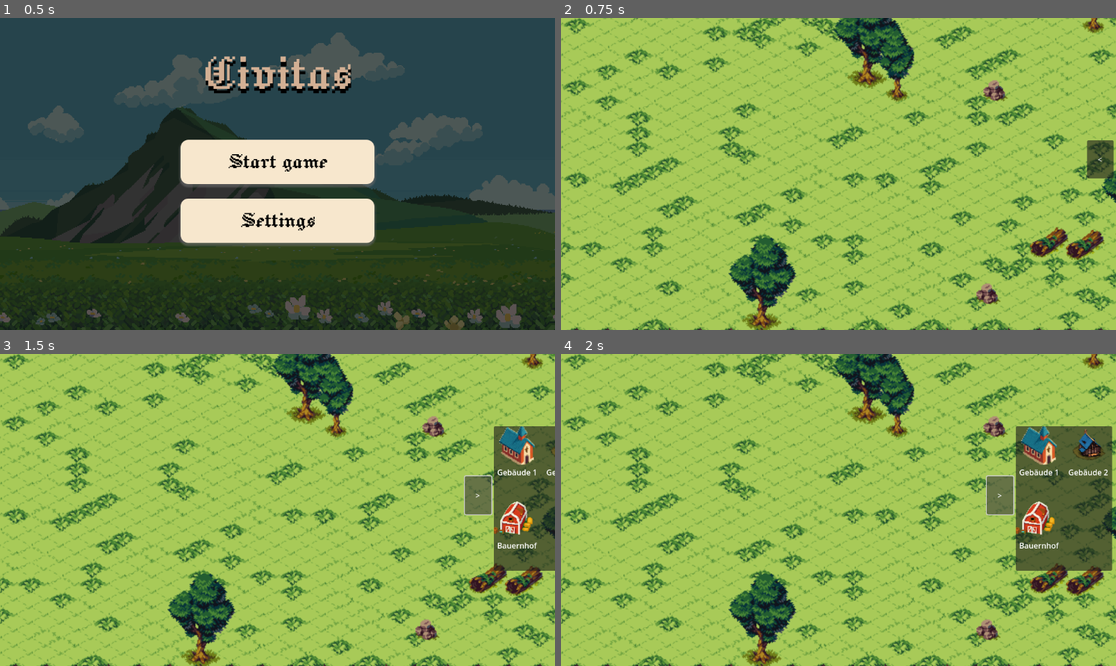
Above: before the commit, frames 1-4 (two rows, left to right).
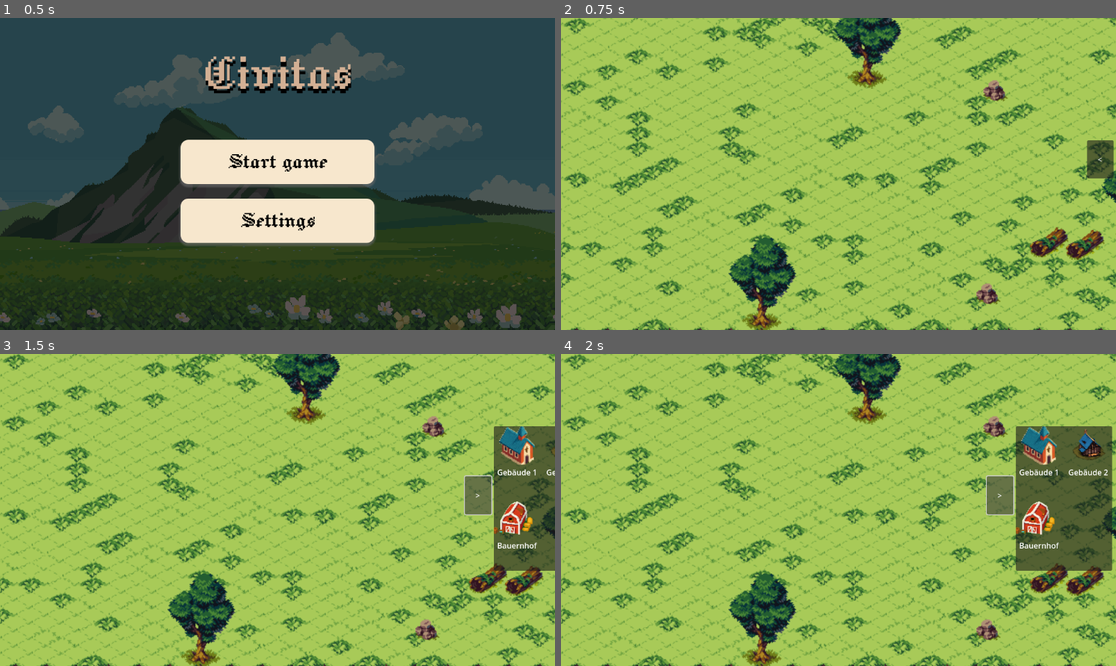
Above: after the commit, the same moments.

Repository: Benji4021/Civitas
Game: Godot game, scene res://Szenen/StartScreen.tscn
Two runs of this game, one before a commit and one after it. Both use one fixed random seed, a clock stepped at 60 frames per second and the inputs below.
Inputs:
- Up to frame 1 (0.5 s): no input
- Up to frame 2 (0.75 s): click "Start game" at 0.5 s
- Up to frame 3 (1.5 s): click "<" at 1.25 s
- Up to frame 4 (2 s): no input

Frame 1 is identical in both runs. In frame 2, 1.0% of the frame differs, in the area x 57-98%, y 0-27%; in frame 3, 1.0%; in frame 4, 1.0%.

Commit message:
Terrain fix, diesmal wirklich

Diff:
--- a/civitas/Szenen/Terrain/small_Tree.tscn
+++ b/civitas/Szenen/Terrain/small_Tree.tscn
@@ -8,7 +8,6 @@
 [sub_resource type="RectangleShape2D" id="RectangleShape2D_cwwtg"]
 
 [node name="Tree" type="Area2D"]
-z_index = 10
 z_as_relative = false
 y_sort_enabled = true
 script = ExtResource("1_frcfb")
--- a/civitas/Szenen/Test.tscn
+++ b/civitas/Szenen/Test.tscn
@@ -487,6 +487,6 @@
 offset_top = -178.0
 offset_right = 306.0
 offset_bottom = 176.0
-mouse_filter = 2
+mouse_filter = 1
 script = ExtResource("10_vbxcm")
 obstacle_spawner_path = NodePath("../TerrainGenerator")
